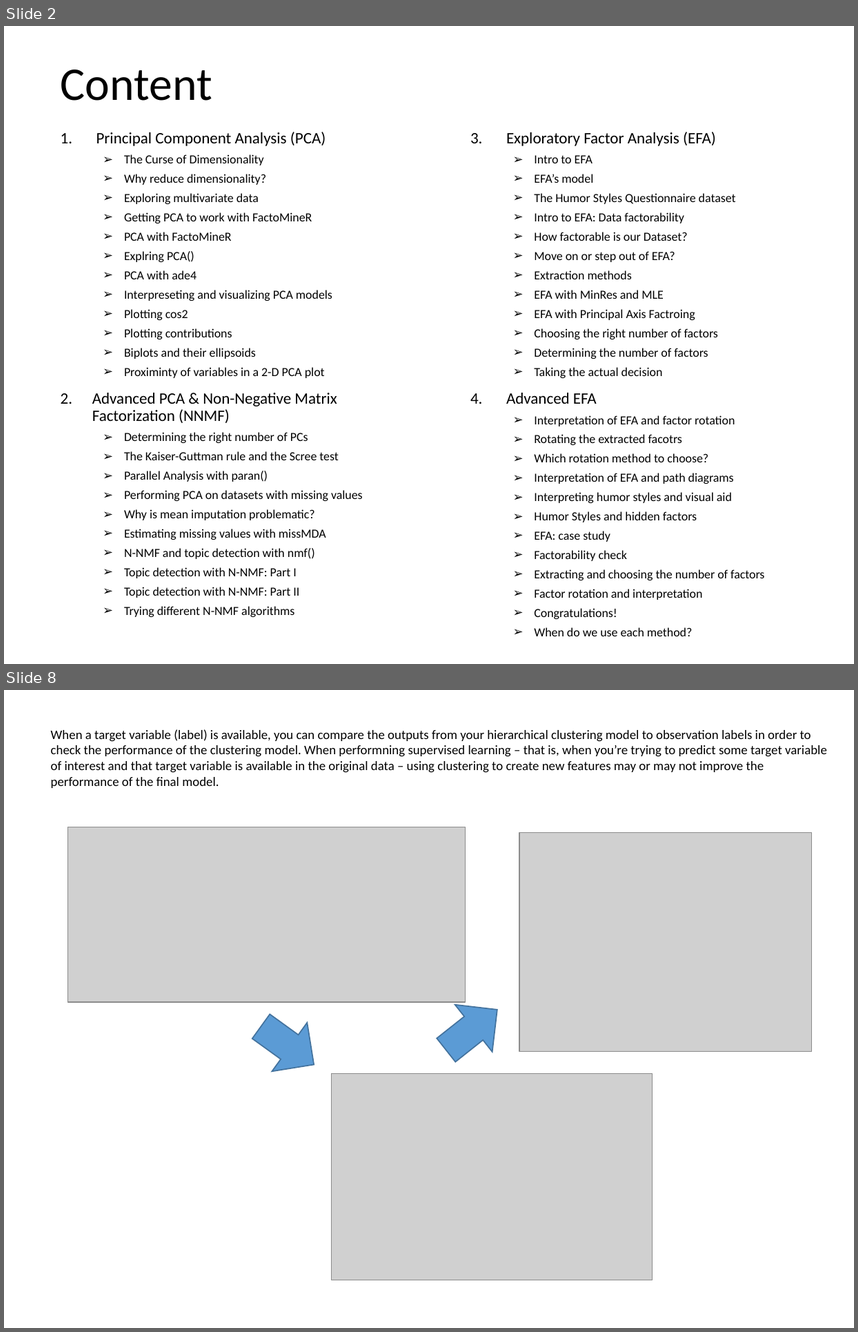
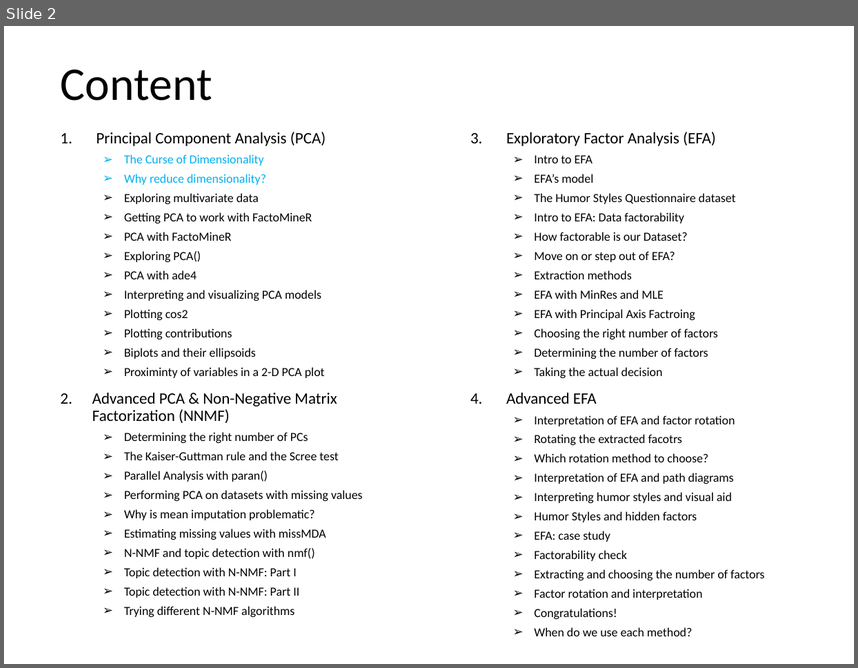
Before and after one commit to parcap/business-education, a slide deck: Track - Machine Learning/Dimensionality-Reduction-in-R/Dimensionality Reduction in R.pptx. Shown one above the other, each under a label of ours: slides 2 and 8 before the commit, slide 2 after it; the slides between them are not shown. The pictures are 858x1332 and 858x668 pixels, drawn with LibreOffice and Linux fonts; fonts in the diff are those of the drawing; grey boxes stand for pictures. Boxes give left, top, right and bottom in pixels: in the first picture for what was removed or moved away, otherwise in the second. Text is boxed around its words. In the diff, an @@ line names an element or a change of style, - is before the commit and + after.

```diff
--- a/Track - Machine Learning/Dimensionality-Reduction-in-R/Dimensionality Reduction in R.pptx
+++ b/Track - Machine Learning/Dimensionality-Reduction-in-R/Dimensionality Reduction in R.pptx
@@ slide 8 removed at box(4, 690, 854, 1328), background #FFFFFF @@
@@ text removed at box(51, 729, 827, 788) @@
-When a target variable (label) is available, you can compare the outputs from your hierarchical clustering model to observation labels in order to check the performance of the clustering model. When performning supervised learning – that is, when you’re trying to predict some target variable of interest and that target variable is available in the original data – using clustering to create new features may or may not improve the performance of the final model.
@@ picture removed at box(67, 827, 465, 1001) @@
@@ picture removed at box(519, 832, 811, 1052) @@
@@ right arrow removed at box(428, 985, 517, 1074) @@
@@ right arrow removed at box(243, 1002, 332, 1090) @@
@@ picture removed at box(331, 1074, 652, 1280) @@
@@ slide 2 changed as well @@
@@ text at box(124, 154, 266, 185): text colour #000000 to #00B0F0 in "The Curse of Dimensionality", "Why reduce dimensionality?" @@
@@ text at box(124, 251, 201, 262): text changed @@
-  ➢ Explring PCA()
+  ➢ Exploring PCA()
@@ text at box(124, 290, 321, 301): text changed @@
-  ➢ Interpreseting and visualizing PCA models
+  ➢ Interpreting and visualizing PCA models
```
Also in this commit, not shown: 1 other slide changed, 2 slides added, 5 other slides removed, 3 other files.
